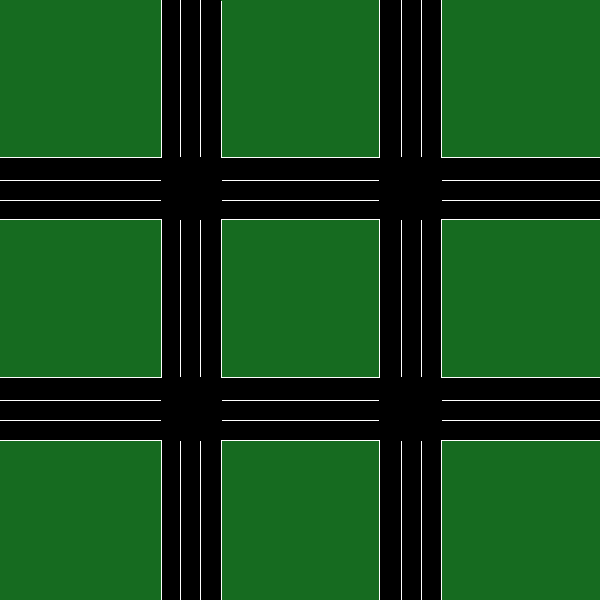
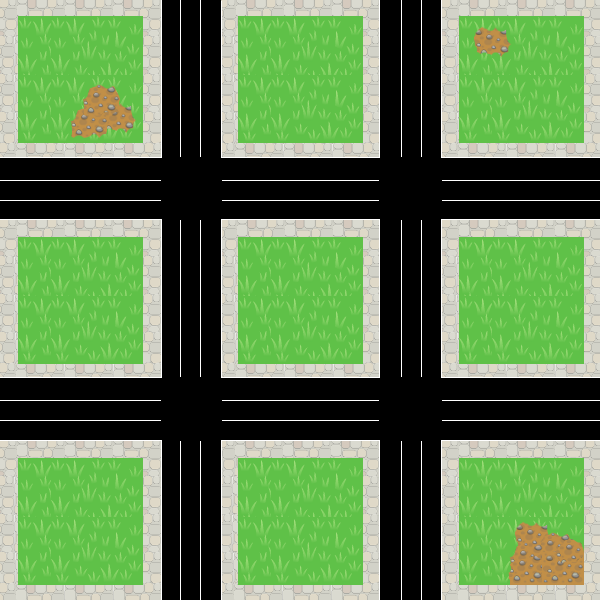
Before/after of a 600 x 600 layered artwork. What changed in the layer stack:
painted on "Background" over (0, 0, 600, 600)
